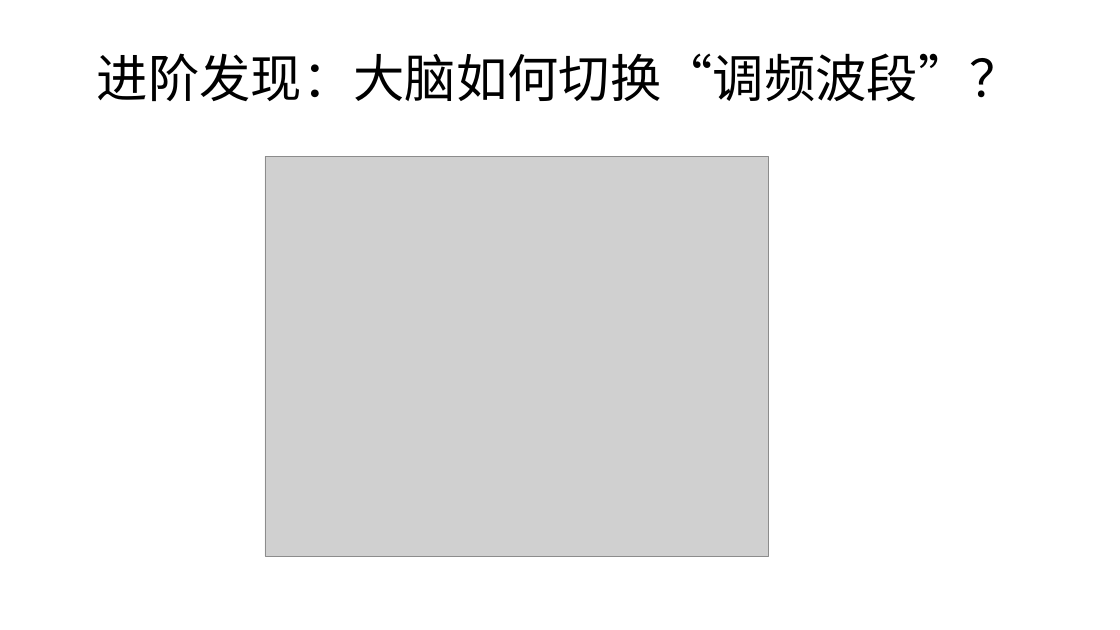
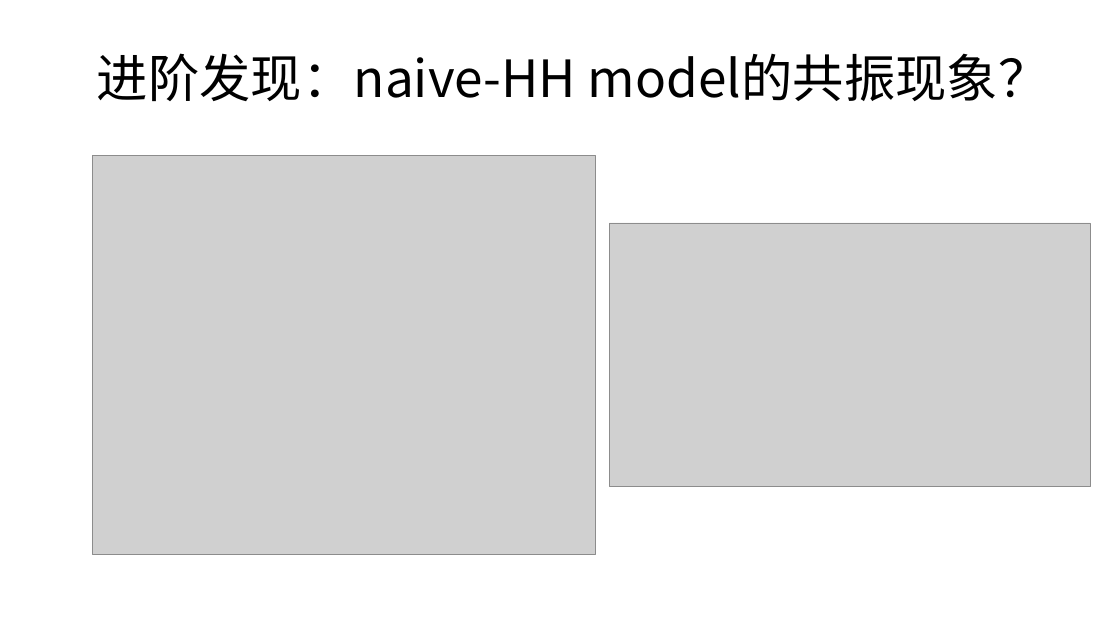
Before and after one commit to Lyghrock/Bio_Intelligence_2026, a slide deck: slide 12 of Projects/Presentation/pre.pptx (slide 8 before the commit). Drawn at 1120x630 pixels with LibreOffice and Linux fonts; fonts in the diff are those of the drawing; grey boxes stand for pictures. Boxes give left, top, right and bottom in pixels: in the first picture for what was removed or moved away, otherwise in the second. Text is boxed around its words. In the diff, an @@ line names an element or a change of style, - is before the commit and + after.

```diff
--- a/Projects/Presentation/pre.pptx
+++ b/Projects/Presentation/pre.pptx
@@ title at bbox=[97, 53, 1050, 101]: text changed @@
-进阶发现：大脑如何切换“调频波段”？
+进阶发现：naive-HH model的共振现象？
@@ picture: place and size @@
-picture at bbox=[265, 156, 768, 556]
+picture at bbox=[92, 155, 596, 555]
@@ picture added at bbox=[610, 223, 1091, 486] @@
```
Also in this commit, not shown: 7 other slides changed, 3 slides added, 1 other file.
